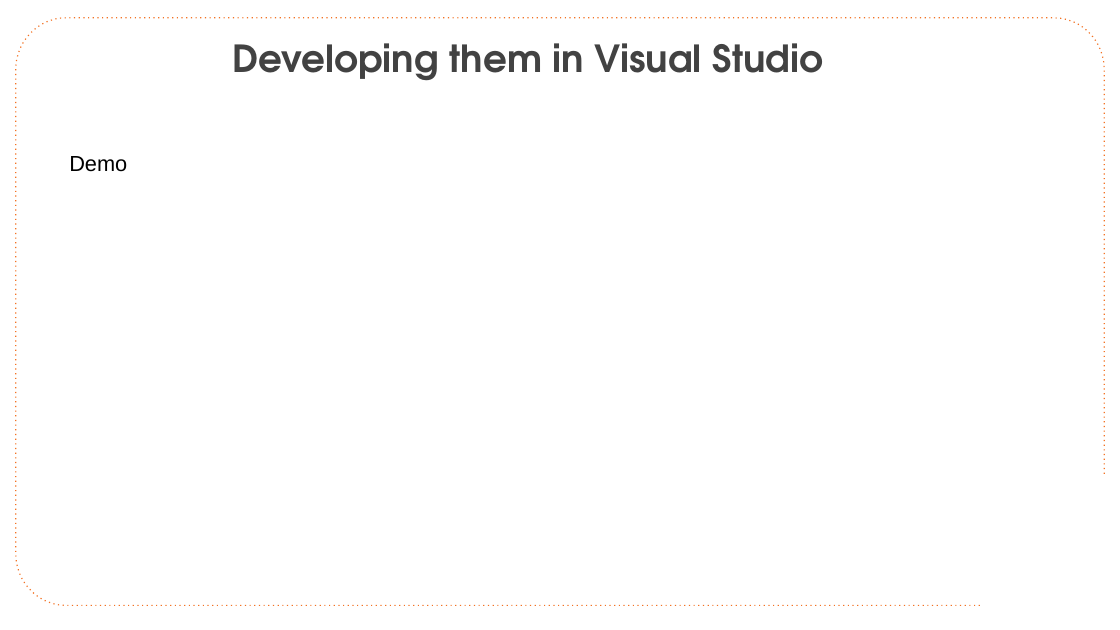
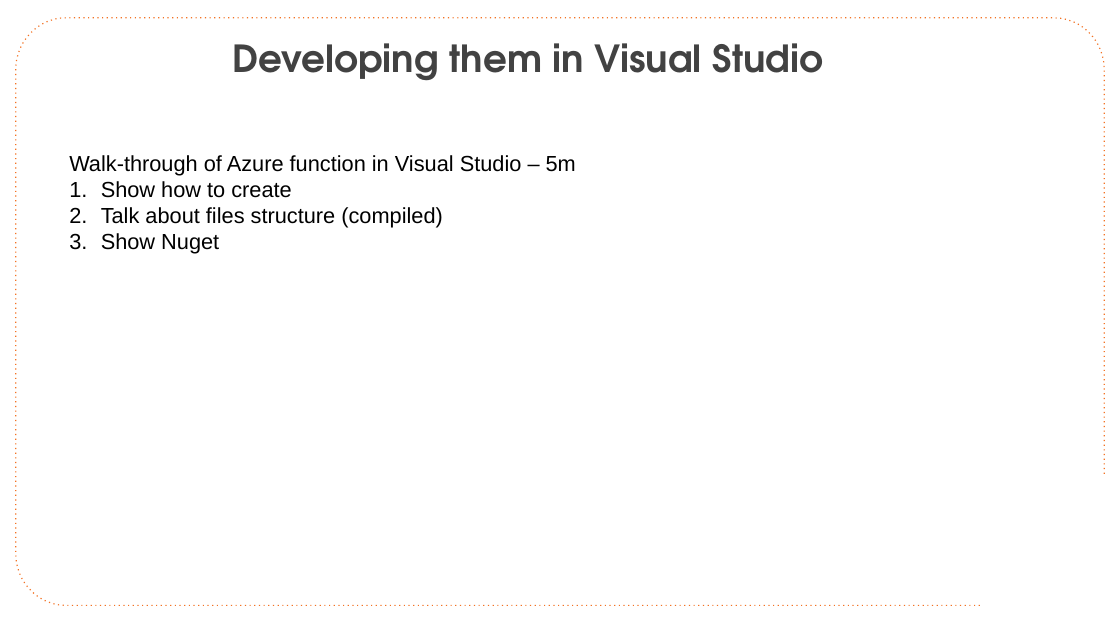
Before and after one commit to CloudSpecOps/Serverless-Architectures-with-Azure, a slide deck: slide 28 of Session Presentation/Azure-Serverless-Architecture-Session-Day-1.pptx. Drawn at 1120x630 pixels with LibreOffice and Linux fonts; fonts in the diff are those of the drawing; background and template pictures are left out. Boxes give left, top, right and bottom in pixels: in the first picture for what was removed or moved away, otherwise in the second. Text is boxed around its words. In the diff, an @@ line names an element or a change of style, - is before the commit and + after.

Commit message:
Updates for Walk-throughs

```diff
--- a/Session Presentation/Azure-Serverless-Architecture-Session-Day-1.pptx
+++ b/Session Presentation/Azure-Serverless-Architecture-Session-Day-1.pptx
@@ text removed at (69, 156, 127, 172) @@
-Demo
@@ text added at (69, 155, 576, 254), 28 pt, text #000000 @@
+Walk-through of Azure function in Visual Studio – 5m
+1. Show how to create
+2. Talk about files structure (compiled)
+3. Show Nuget
```
Also in this commit, not shown: 3 other slides changed, 1 other file.
